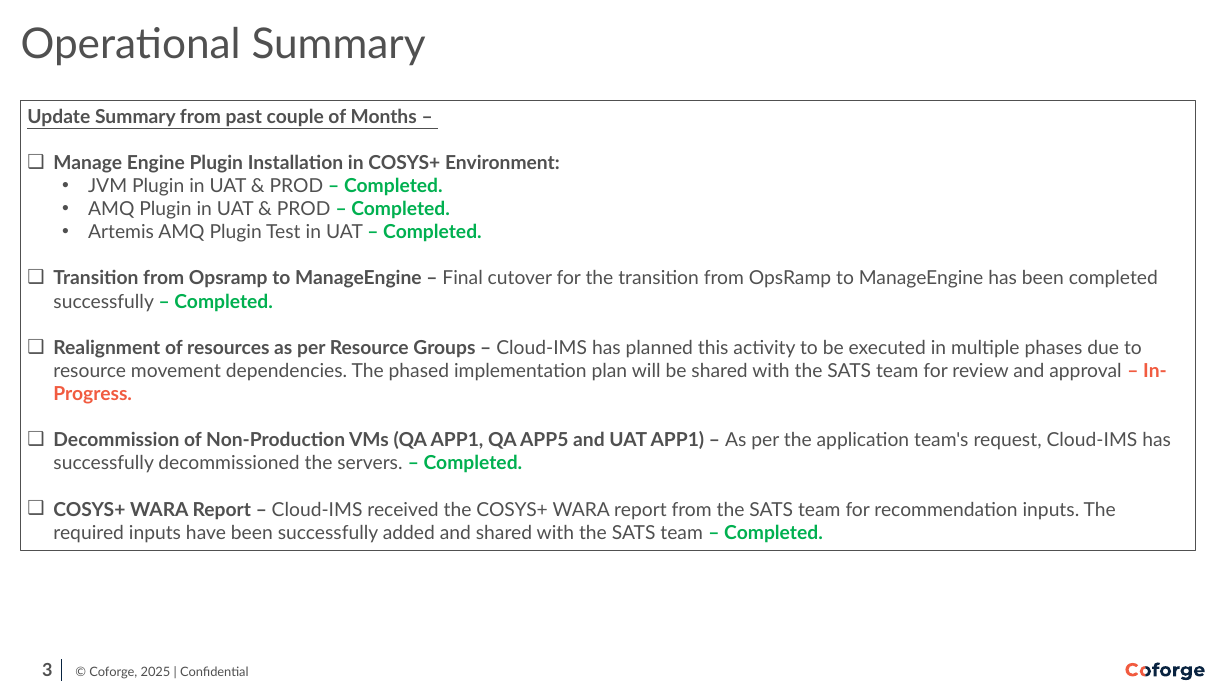
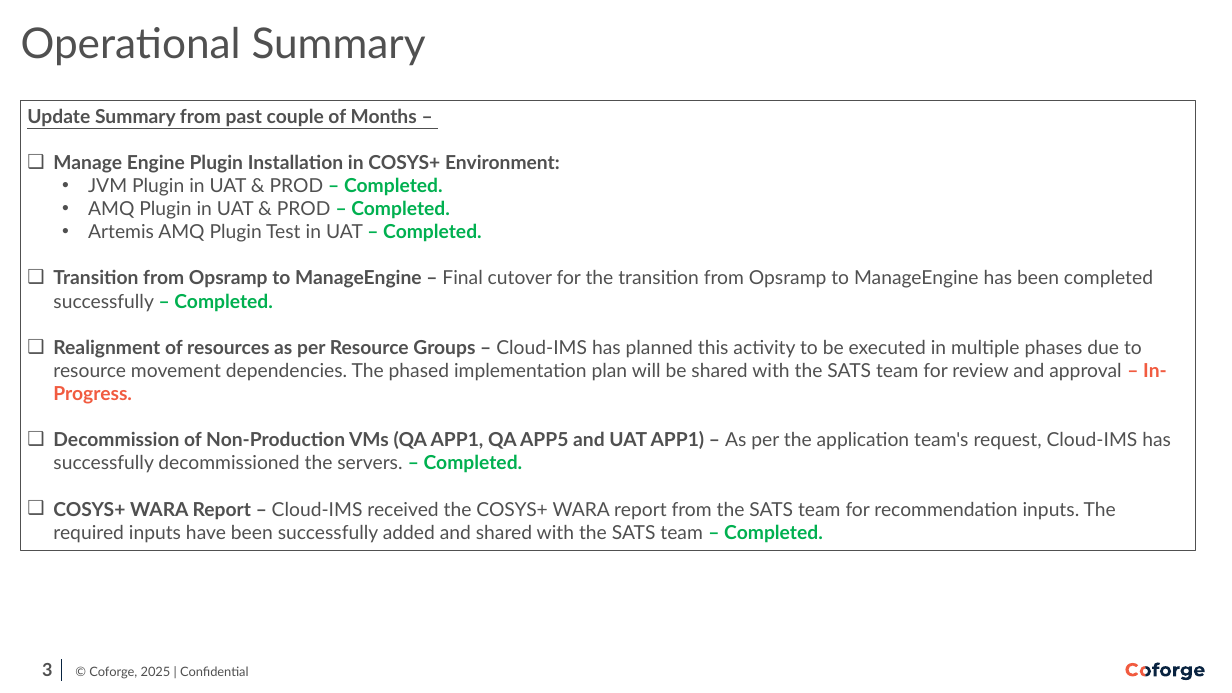
Before and after one commit to Ashu-tosh-Padhi/AshutoshPortfolio, a slide deck: slide 3 of SATS_Bi-Monthly Infra Review_June'26.pptx. Drawn at 1232x693 pixels with LibreOffice and Linux fonts; fonts in the diff are those of the drawing; background and template pictures are left out. Boxes give left, top, right and bottom in pixels: in the first picture for what was removed or moved away, otherwise in the second. Text is boxed around its words. In the diff, an @@ line names an element or a change of style, - is before the commit and + after.

```diff
--- a/SATS_Bi-Monthly Infra Review_June'26.pptx
+++ b/SATS_Bi-Monthly Infra Review_June'26.pptx
@@ text in rectangle at <box>53,270,1153,312</box>: text changed @@
-❑ Transition from Opsramp to ManageEngine – Final cutover for the transition from OpsRamp to ManageEngine has been completed successfully – Completed.
+❑ Transition from Opsramp to ManageEngine – Final cutover for the transition from Opsramp to ManageEngine has been completed successfully – Completed.
```
Also in this commit, not shown: 6 other slides changed, 4 slides added, 2 slides removed.
